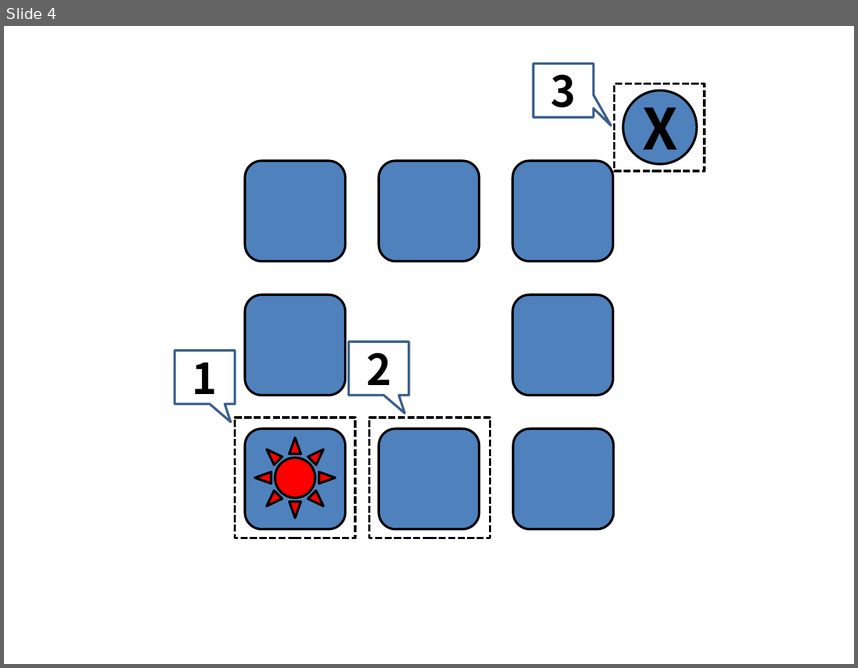
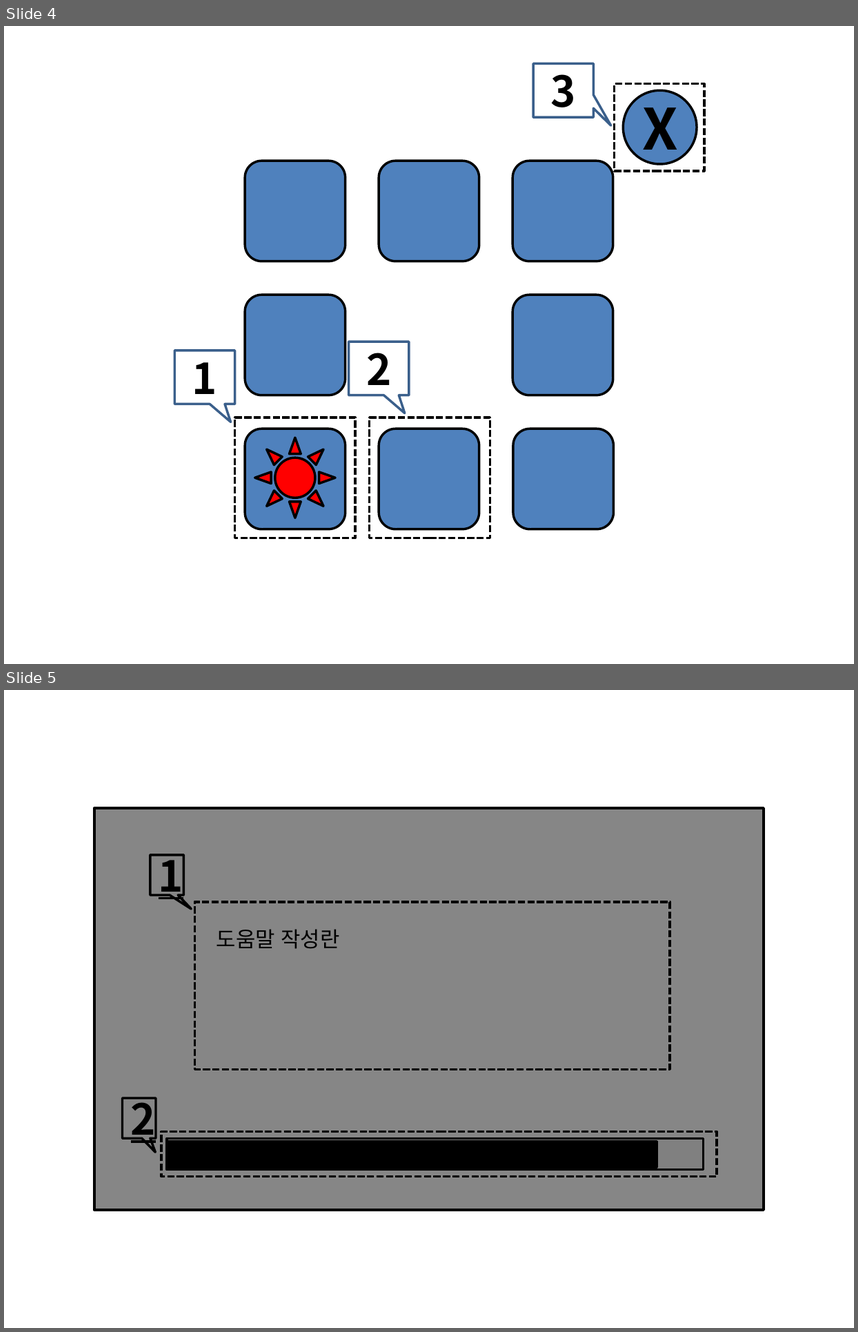
Before and after one commit to YapHeo/3DProject, a slide deck: 00.Document/02.프리프로덕션/01.기획서/[시스템]시스템기획서_180411_우정윤,허지훈v0.3.pptx. Shown one above the other, each under a label of ours: slide 4 before the commit, slides 4 and 5 after it. The pictures are 858x668 and 858x1332 pixels, drawn with LibreOffice and Linux fonts; fonts in the diff are those of the drawing. Boxes give left, top, right and bottom in pixels: in the first picture for what was removed or moved away, otherwise in the second. Text is boxed around its words. In the diff, an @@ line names an element or a change of style, - is before the commit and + after.

```diff
--- a/00.Document/02.프리프로덕션/01.기획서/[시스템]시스템기획서_180411_우정윤,허지훈v0.3.pptx
+++ b/00.Document/02.프리프로덕션/01.기획서/[시스템]시스템기획서_180411_우정윤,허지훈v0.3.pptx
@@ slide 5 added at (4,690,854,1328), background #FFFFFF @@
@@ group added at (94,808,763,1210): 5 rectangles, 2 speech boxes, 1 text @@
+1
+2
+도움말 작성란
```
Also in this commit, not shown: 2 other slides added, 3 other files.
